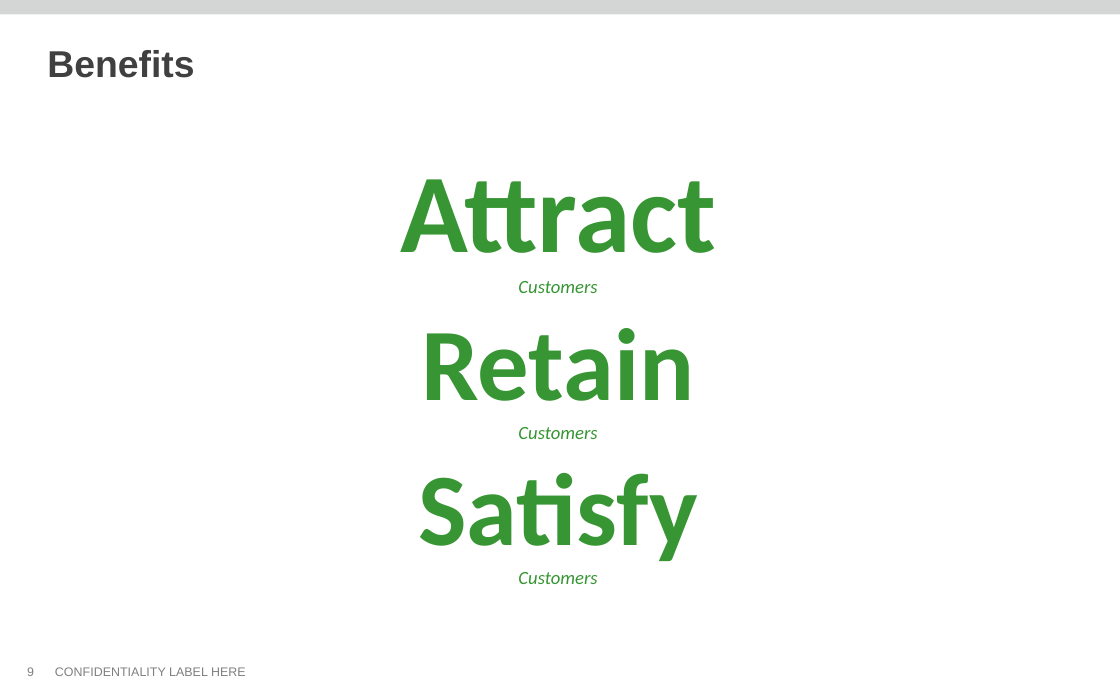
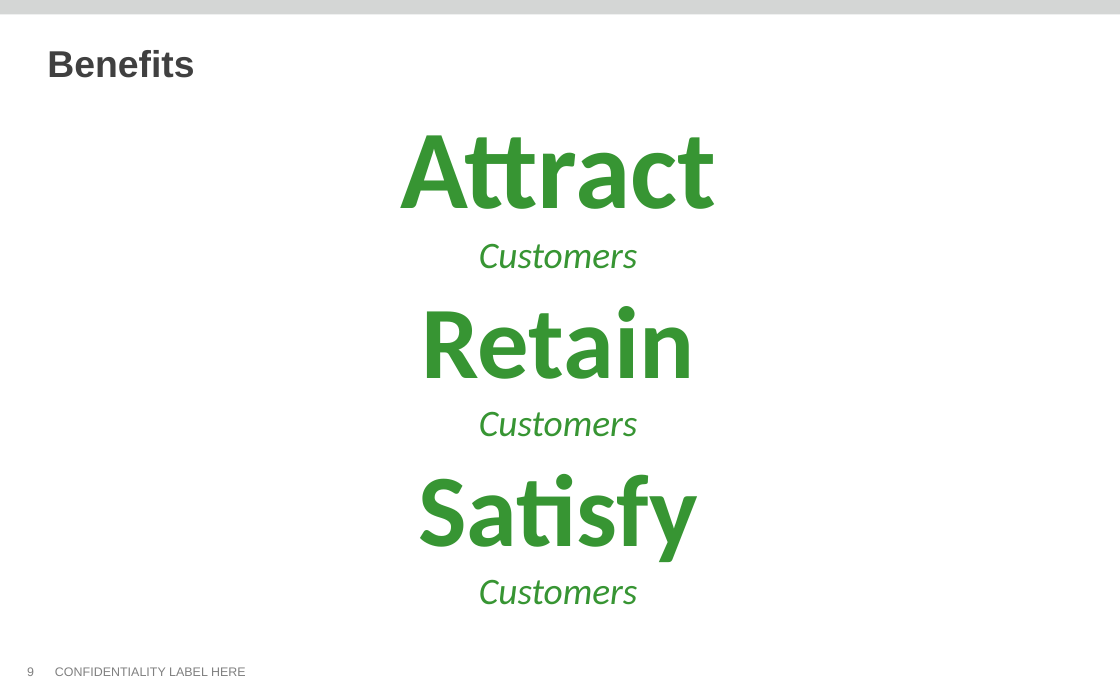
Before and after one commit to thomas-pontikes/greenhouse, a slide deck: slide 9 of CMF.pptx. Drawn at 1120x700 pixels with LibreOffice and Linux fonts; fonts in the diff are those of the drawing; background and template pictures are left out. Boxes give left, top, right and bottom in pixels: in the first picture for what was removed or moved away, otherwise in the second. Text is boxed around its words. In the diff, an @@ line names an element or a change of style, - is before the commit and + after.

```diff
--- a/CMF.pptx
+++ b/CMF.pptx
@@ text "Attract": place and size @@
-text "Attract" at <box>400,179,716,561</box>
+text "Attract" at <box>400,135,716,605</box>
@@ text at <box>479,243,638,605</box>: size 12 to 24 pt in "Customers", "Customers", "Customers" @@
```
Also in this commit, not shown: 8 other slides changed, 1 slide added, 1 slide removed.
